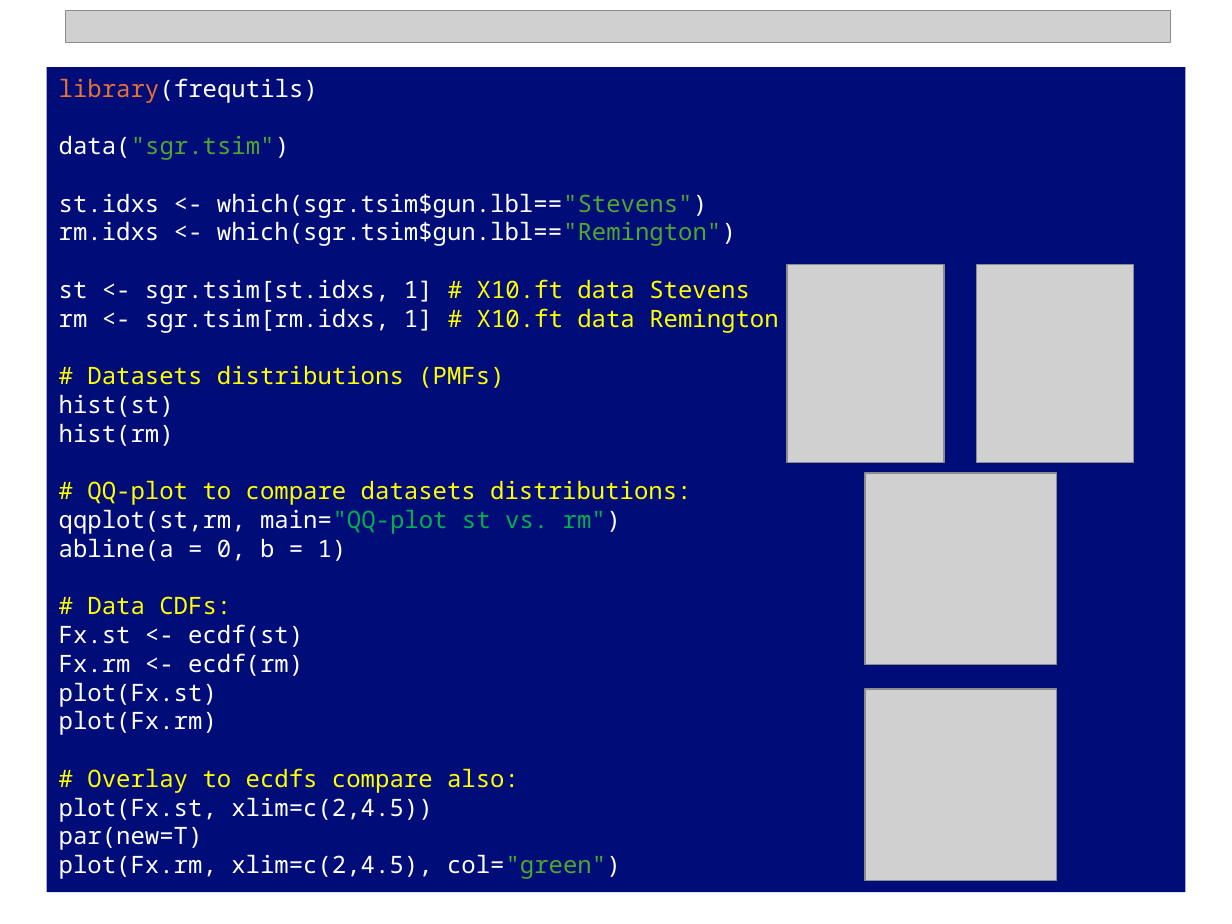
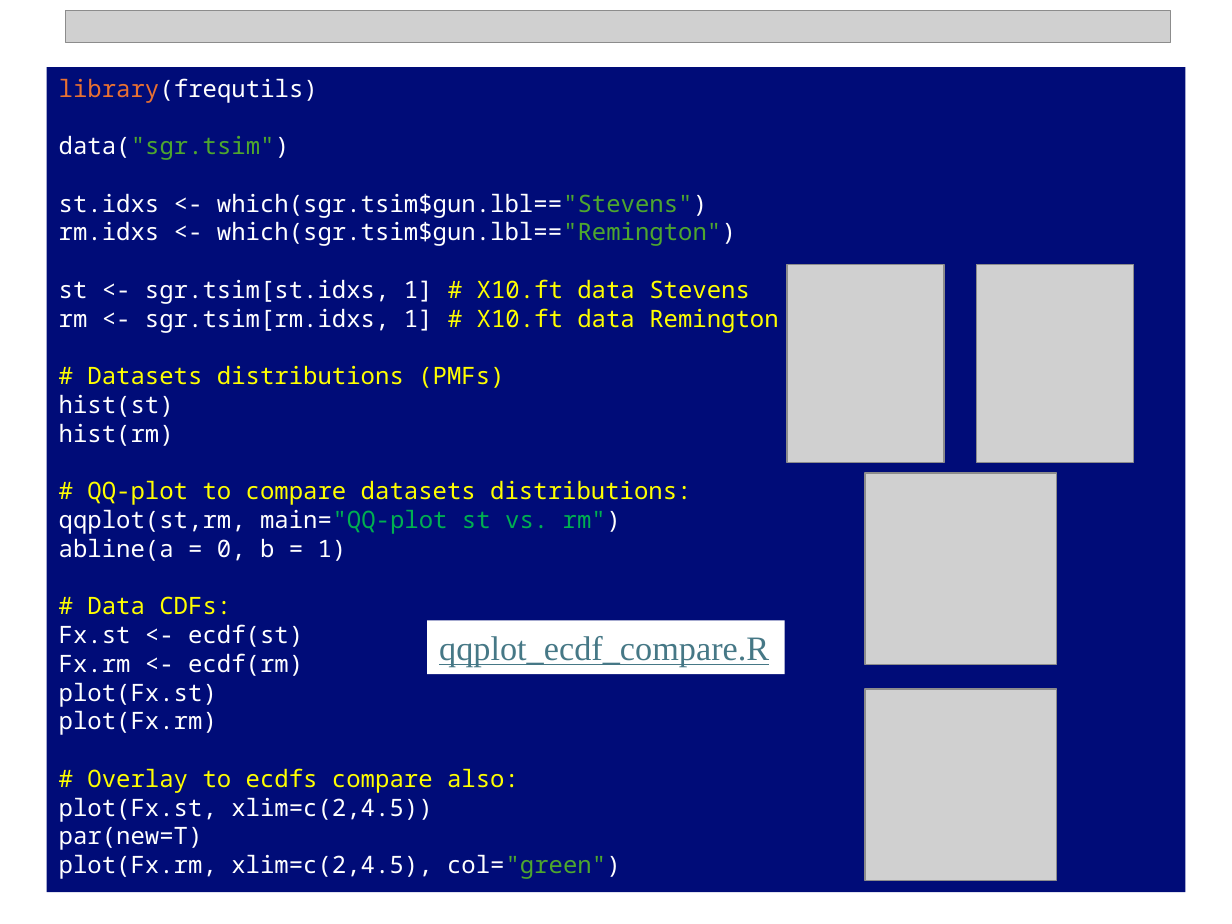
Before and after one commit to npetraco/709, a slide deck: slide 11 of Laboratories/Lab3/pdf_cdf_tutorial_workshop.pptx. Drawn at 1232x924 pixels with LibreOffice and Linux fonts; fonts in the diff are those of the drawing; grey boxes stand for pictures. Boxes give left, top, right and bottom in pixels: in the first picture for what was removed or moved away, otherwise in the second. Text is boxed around its words. In the diff, an @@ line names an element or a change of style, - is before the commit and + after.

```diff
--- a/Laboratories/Lab3/pdf_cdf_tutorial_workshop.pptx
+++ b/Laboratories/Lab3/pdf_cdf_tutorial_workshop.pptx
@@ rectangle added at [428,621,785,675], fill #FFFFFF, 20 pt, text #467886, underline @@
+qqplot_ecdf_compare.R
```
Also in this commit, not shown: 1 other slide changed.
